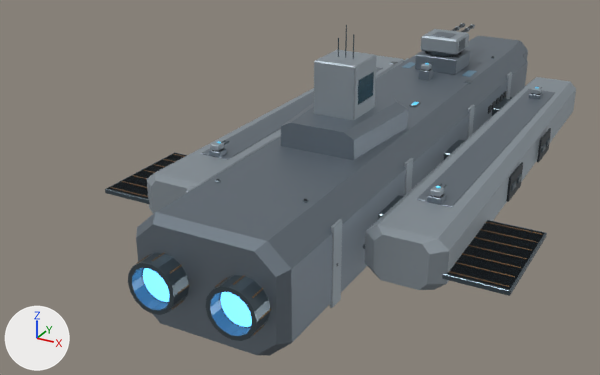
An edit to the glTF model assets/ships/earth_air_defense_cruiser_t5.glb, drawn before and after from the same camera.
The view is the same before and after, from a camera (50 mm lens) standing at (126.0, -310.0, 125.0) and looking at (-35.0, -16.0, -21.0). Every picture has the same lights, and +X, +Y and +Z are marked at lower left. The older version comes first. Where no turn or scale is listed for an object, it has been applied to the vertices. Vertices at exactly the same position are counted once.

Names of what the first picture shows: 'FleetHull', 'mesh_pd_pitch_0', 'mesh_pd_pitch_1', 'mesh_pd_yaw_0', 'mesh_pd_yaw_1', 'mesh_pd_yaw_3', 'mesh_pd_yaw_4', 'mesh_recoil_gun_1', 'mesh_turret_gun_1'.
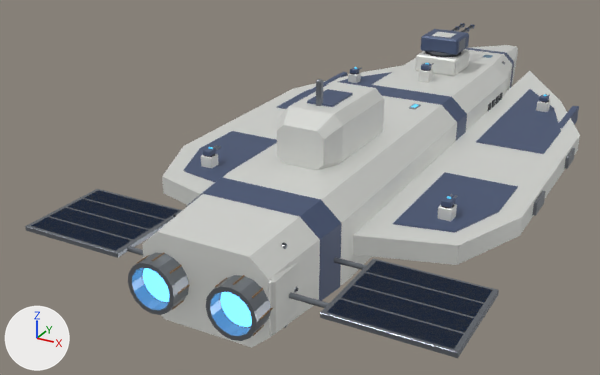
Boxes (x1, y1, x2, y2) around the edits, measured in the pictures (600 x 375 px; the box of a moved part takes in the faces that stretch with it):
'FleetHull', recoloured, surface changed, reshaped (18% wider): before (105, 25, 576, 356); after (25, 45, 580, 358)
'mesh_turret_gun_1', recoloured, surface changed (grey to dark blue): (421, 29, 469, 56) in both
'mesh_pd_yaw_0', recoloured, surface changed: (430, 186, 455, 208) in both
'mesh_pd_yaw_1', recoloured, surface changed: (203, 142, 224, 156) in both
'mesh_pd_yaw_4', recoloured, surface changed: (531, 87, 549, 102) in both
'mesh_pd_yaw_3', recoloured, surface changed: (421, 63, 431, 70) in both
'mesh_pd_pitch_0', recoloured: (436, 183, 457, 199) in both
'mesh_pd_pitch_1', recoloured: (209, 140, 229, 150) in both
'mesh_pd_yaw_5', recoloured, surface changed: (350, 68, 359, 74) in both
'mesh_pd_pitch_4', recoloured: (535, 86, 550, 96) in both
'mesh_pd_pitch_5', recoloured: (354, 67, 362, 70) in both
part 1 of me_hull_001, moved or reshaped: before (402, 62, 415, 68); after (415, 50, 470, 76)
part 2 of me_hull_001, moved or reshaped: before (427, 193, 446, 205); after (437, 204, 457, 221)
part 3 of me_hull_001, moved or reshaped: before (209, 148, 227, 157); after (201, 154, 218, 168)
part 4 of me_hull_001, moved or reshaped: before (529, 93, 542, 100); after (536, 100, 550, 112)
part 5 of me_hull_001, moved or reshaped (not visible before): after (348, 73, 361, 83)
part 6 of me_hull_001, moved or reshaped: before (314, 50, 377, 120); after (307, 89, 353, 107)
part 7 of me_hull_001, moved or reshaped (not visible before): after (314, 72, 347, 88)
part 8 of me_hull_001, moved or reshaped: before (546, 138, 550, 147); after (559, 106, 579, 128)
part 9 of me_hull_001, moved or reshaped: before (541, 144, 546, 153); after (564, 148, 575, 169)
part 10 of me_hull_001, moved or reshaped: before (511, 181, 517, 191); after (532, 191, 546, 216)
part 11 of me_hull_001, moved or reshaped (not visible before): after (316, 79, 323, 106)
part 12 of me_hull_001, moved or reshaped: before (409, 101, 421, 107); after (409, 104, 421, 109)
part 13 of me_hull_001, rebuilt: before (136, 41, 528, 356); after (143, 45, 518, 348)
part 14 of me_hull_001, rebuilt: before (147, 55, 404, 214); after (162, 65, 403, 205)
part 15 of me_hull_001, rebuilt (8% wider, 9% shorter): before (365, 77, 576, 290); after (353, 71, 580, 265)
part 16 of me_hull_001, deleted: before (105, 25, 555, 308)
part 17 of me_hull_001, reshaped: before (201, 36, 528, 160); after (25, 48, 561, 358)

Edits to the bpy script that builds the scene:
```text
Change mat_armor___graphite_titanium:
    mat_armor___graphite_titanium.base_color: (0.19, 0.23, 0.27) -> (0.72, 0.73, 0.7)  # grey #79848e -> light grey #dddeda
    mat_armor___graphite_titanium.metallic: 0.7 -> 0.2
Change mat_armor___raised_ceramic:
    mat_armor___raised_ceramic.base_color: (0.32, 0.37, 0.41) -> (0.07, 0.1, 0.19)  # grey #99a4ac -> dark blue #4b5979
    mat_armor___raised_ceramic.metallic: 0.52 -> 0.2
Change mat_edge___brushed_alloy:
    mat_edge___brushed_alloy.base_color: (0.1, 0.135, 0.16) -> (0.22, 0.24, 0.27)  # greyish blue #59676f -> grey #81868e
Change mat_thermal___graphite_fins:
    mat_thermal___graphite_fins.base_color: (0.046, 0.055, 0.064) -> (0.08, 0.13, 0.26)  # dark grey #3d4248 -> blue #50658b
Change me_hull_001:
    remove me_hull_001.from_pydata(...)  # 4504 vertices, 8380 faces; spans x -78.0..78.0, y -145.0..185.0, z -27.0..60.0
    add me_hull_001.from_pydata(...)  # 3792 vertices, 7084 faces; spans x -76.0..76.0, y -145.0..185.0, z -27.0..45.0
    me_hull_001 part 1: the loose piece of 24 vertices spanning x -17.0..-13.0, y 50.0..60.0, z 19.0 is scaled about its middle by (4.8, 1.9, 45.6), then moved by (15.0, 5.0, 3.0), in mat_armor___graphite_titanium (light grey #dddeda)
    me_hull_001 part 2: the loose piece of 24 vertices spanning x 42.0..46.0, y -68.0..-62.0, z 9.0..11.0 is scaled about its middle by (0.989, 0.989, 2.19), then moved by (4.0, 0.0, -4.0)
    me_hull_001 part 3: the loose piece of 24 vertices spanning x -46.0..-42.0, y -68.0..-62.0, z 9.0..11.0 is scaled about its middle by (0.989, 0.989, 2.19), then moved by (-4.0, 0.0, -4.0)
    me_hull_001 part 4: the loose piece of 24 vertices spanning x 42.0..46.0, y 62.0..68.0, z 9.0..11.0 is scaled about its middle by (0.989, 0.989, 2.19), then moved by (4.0, 0.0, -4.0)
    me_hull_001 part 5: the loose piece of 24 vertices spanning x -46.0..-42.0, y 62.0..68.0, z 9.0..11.0 is scaled about its middle by (0.989, 0.989, 2.19), then moved by (-4.0, 0.0, -4.0)
    me_hull_001 part 6: the loose piece of 24 vertices spanning x -8.0..8.0, y -55.0..-37.0, z 28.0..48.0 is scaled about its middle by (0.628, 0.896, 0.0352), then moved by (0.0, -12.0, -2.0)
    me_hull_001 part 7: the loose piece of 24 vertices spanning x -59.0..-58.0, y 32.0..36.0, z -1.0..1.0 is scaled about its middle by (2.88, 7.18, 3.3), then moved by (-2.0, 28.0, 0.0), in mat_armor___raised_ceramic (dark blue #4b5979)
    me_hull_001 part 8: the loose piece of 24 vertices spanning x 58.0..59.0, y 32.0..36.0, z -1.0..1.0 is scaled about its middle by (2.88, 7.18, 3.3), then moved by (2.0, 28.0, 0.0), in mat_armor___raised_ceramic (dark blue #4b5979)
    me_hull_001 part 9: the loose piece of 24 vertices spanning x 58.0..59.0, y 24.0..28.0, z -1.0..1.0 is scaled about its middle by (1.15, 2.53, 2.21), then moved by (12.0, -6.0, 0.0)
    me_hull_001 part 10: the loose piece of 24 vertices spanning x 58.0..59.0, y -22.0..-16.0, z -1.0..1.0 is scaled about its middle by (1.15, 2.53, 2.21), then moved by (12.0, -11.0, 0.0)
    me_hull_001 part 11: the loose piece of 24 vertices spanning x -8.0, y -52.0..-40.0, z 34.0..42.0 is scaled about its middle by (7.29, 0.138, 1.09), then moved by (8.0, -20.0, 2.0), in mat_edge___brushed_alloy (grey #81868e)
    me_hull_001 part 12: the loose piece of 24 vertices spanning x 8.0..12.0, y -3.0..3.0, z 19.0 is moved by (0.0, 0.0, -1.0)
    me_hull_001 part 13: the loose piece of 32 vertices spanning x -27.0..27.0, y -138.0..120.0, z -19.0..19.0 is rebuilt with 48 vertices and now spans x -26.0..26.0, y -138.0..185.0, z -18.0..18.0
    me_hull_001 part 14: the loose piece of 32 vertices spanning x -58.0..-30.0, y -95.0..105.0, z -9.0..9.0 is rebuilt with 12 vertices and now spans x -70.0..-25.0, y -92.0..130.0, z -4.0..4.0, in mat_armor___graphite_titanium (light grey #dddeda)
    me_hull_001 part 15: the loose piece of 32 vertices spanning x 30.0..58.0, y -95.0..105.0, z -9.0..9.0 is rebuilt with 12 vertices and now spans x 25.0..70.0, y -92.0..130.0, z -4.0..4.0, in mat_armor___graphite_titanium (light grey #dddeda)
    me_hull_001 part 16: 105 loose pieces with 2776 vertices, spanning x -78.0..78.0, y -109.0..185.0, z -20.0..60.0, are deleted
    me_hull_001 part 17: 8 vertices moved within x -11.0..11.0, y -2.0..2.0, z 19.0; 159 vertices removed from x -50.0..37.0, y -68.0..160.0, z -21.0..20.0; 2247 vertices added at x -76.0..76.0, y -134.0..130.0, z -21.0..36.0
    other edits to the shape of me_hull_001 do not show in these pictures
```
